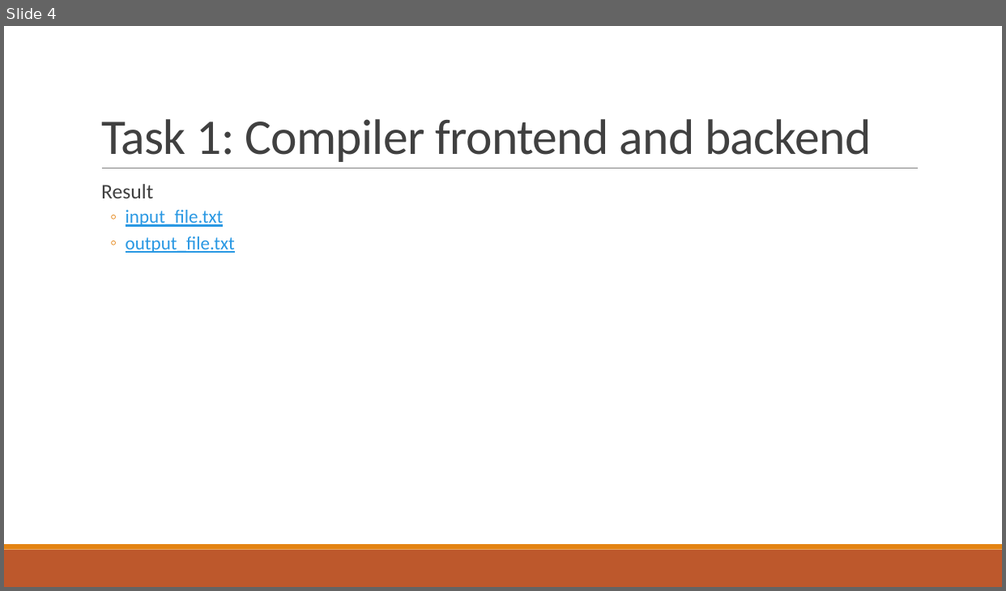
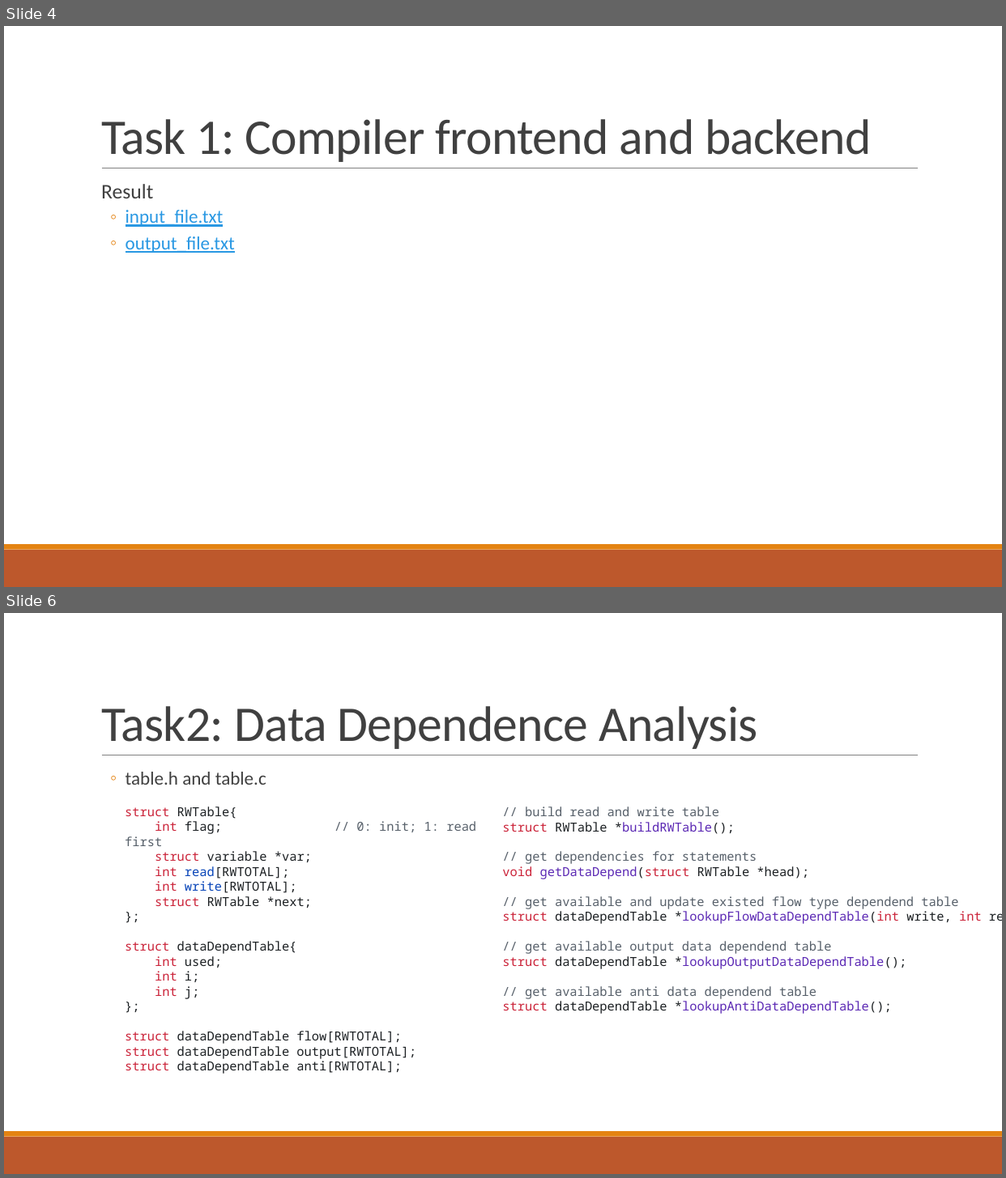
Before and after one commit to sxhmilyoyo/A_Calculator_Compiler, a slide deck: Presentation.pptx. Shown one above the other, each under a label of ours: slide 4 before the commit, slides 4 and 6 after it; the slides between them are not shown. The pictures are 1006x591 and 1006x1178 pixels, drawn with LibreOffice and Linux fonts; fonts in the diff are those of the drawing. Boxes give left, top, right and bottom in pixels: in the first picture for what was removed or moved away, otherwise in the second. Text is boxed around its words. In the diff, an @@ line names an element or a change of style, - is before the commit and + after.

```diff
--- a/Presentation.pptx
+++ b/Presentation.pptx
@@ slide 6 added at (4,613,1002,1174), background #FFFFFF; not listed: 3 template elements that a slide beside it also shows @@
@@ title added at (101,706,758,749), 48 pt, text #404040 @@
+Task2: Data Dependence Analysis
@@ text added at (126,772,266,785), 18 pt, text #404040 @@
+  ◦ table.h and table.c
@@ text added at (125,807,416,1074), 12 pt, text #1B1F22 @@
+struct RWTable{
+int flag; // 0: init; 1: read first
+struct variable *var;
+int read[RWTOTAL];
+int write[RWTOTAL];
+struct RWTable *next;
+};
+struct dataDependTable{
+int used;
+int i;
+int j;
+};
+struct dataDependTable flow[RWTOTAL];
+struct dataDependTable output[RWTOTAL];
+struct dataDependTable anti[RWTOTAL];
@@ text added at (502,807,982,1014), 12 pt, text #57606A @@
+// build read and write table
+struct RWTable *buildRWTable();
+// get dependencies for statements
+void getDataDepend(struct RWTable *head);
+// get available and update existed flow type dependend table
+struct dataDependTable *lookupFlowDataDependTable(int write, int read);
+// get available output data dependend table
+struct dataDependTable *lookupOutputDataDependTable();
+// get available anti data dependend table
+struct dataDependTable *lookupAntiDataDependTable();
```
Also in this commit, not shown: 2 slides changed, 5 other slides added, 4 other files.
